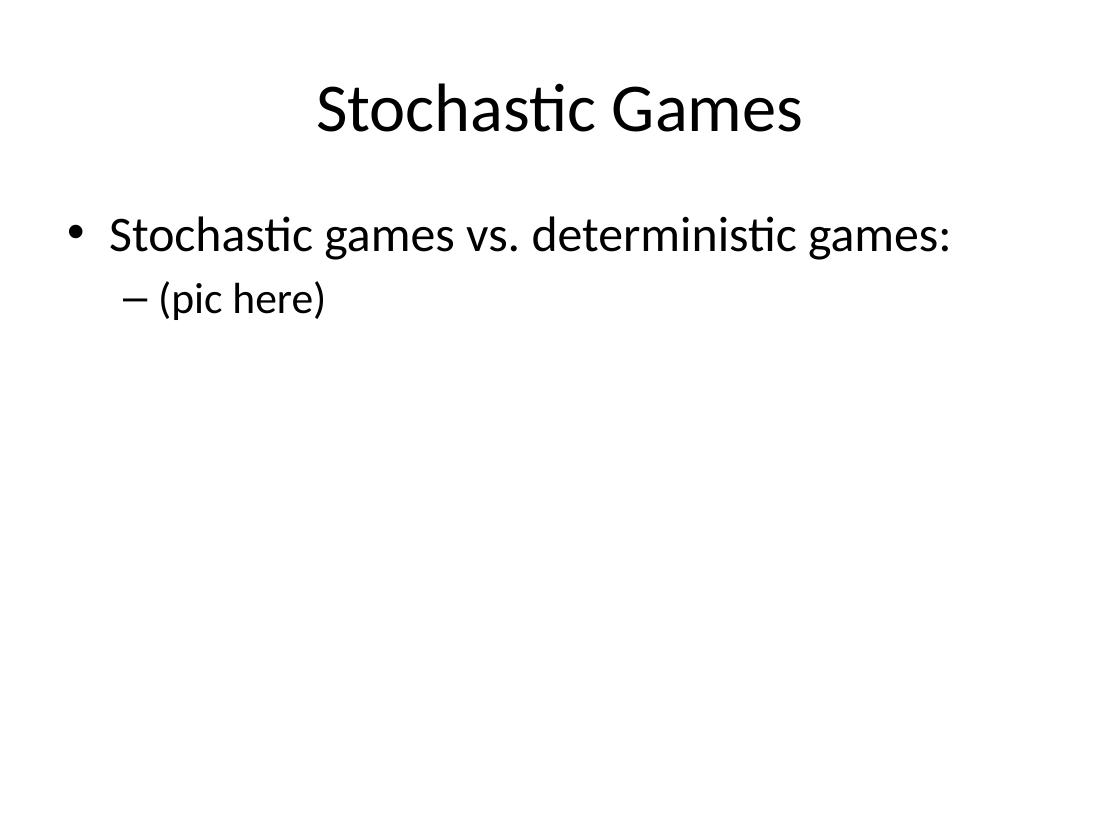
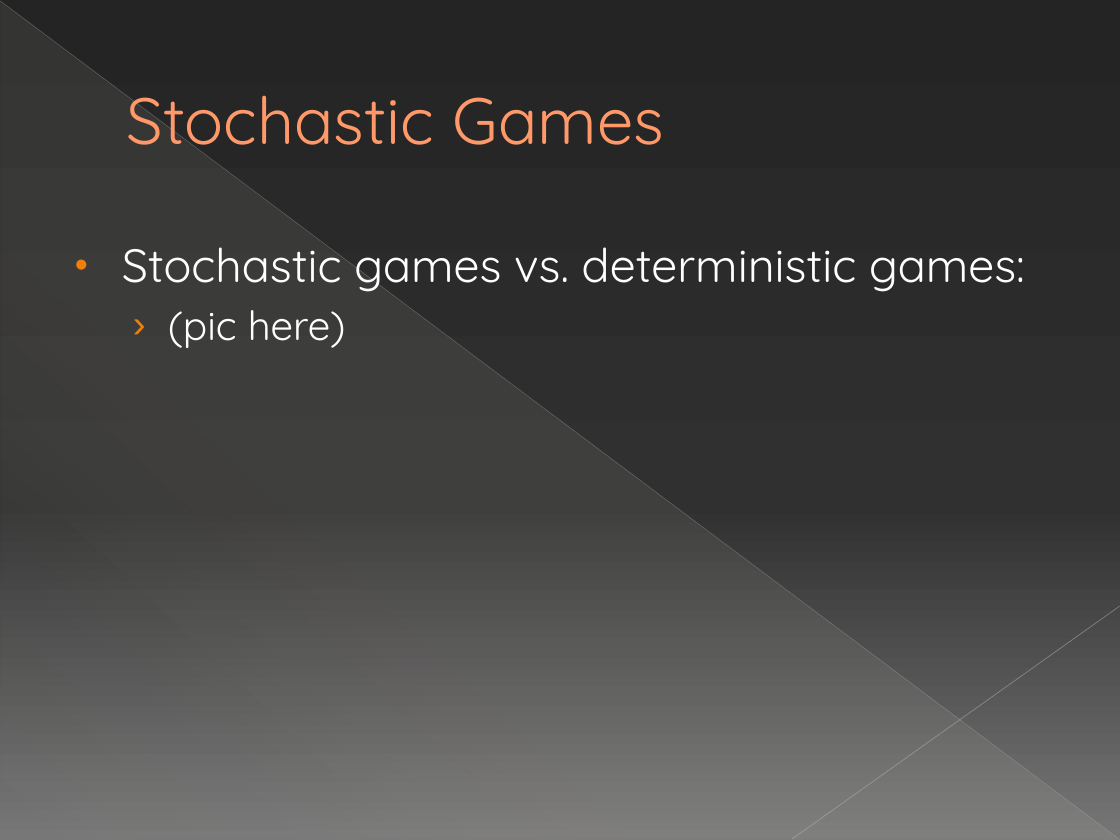
Before and after one commit to SteveC90/backgammon, a slide deck: slide 7 of Game Theory in Adversarial Search.pptx (slide 6 before the commit). Drawn at 1120x840 pixels with LibreOffice and Linux fonts; fonts in the diff are those of the drawing. Boxes give left, top, right and bottom in pixels: in the first picture for what was removed or moved away, otherwise in the second. Text is boxed around its words. In the diff, an @@ line names an element or a change of style, - is before the commit and + after.

```diff
--- a/Game Theory in Adversarial Search.pptx
+++ b/Game Theory in Adversarial Search.pptx
@@ background #FFFFFF to gradient #242424 to #303030 to #767676 @@
@@ line added from (0, 1) to (1119, 839), #B6B6B6 0.39 pt @@
@@ right triangle added at (1, 2, 1119, 840), fill gradient #E3DED1 @@
@@ title "Stochastic Games" at (126, 95, 664, 160): size 44 to 42 pt, font Calibri to Quicksand, text colour #000000 to #FF9B6A, letter outline none to #A65806 0.5 pt; alignment centre to left; indent changed @@
@@ text "Stochastic games vs. deterministic games:": place and size @@
-text "Stochastic games vs. deterministic games:" at (109, 216, 952, 320)
+text "Stochastic games vs. deterministic games:" at (122, 247, 1025, 348)
@@ text "Stochastic games vs. deterministic games:" at (122, 247, 1025, 348): size 32 to 30 pt in "Stochastic games vs. deterministic games:"; font Calibri to Quicksand, text colour #000000 to #FFFFFF; size 28 to 26 pt in "(pic here)"; indent changed; bullet – to › @@
@@ line added from (1120, 606) to (792, 839), #BFBFBF 0.47 pt @@
```
Also in this commit, not shown: 8 other slides changed, 4 slides added.
